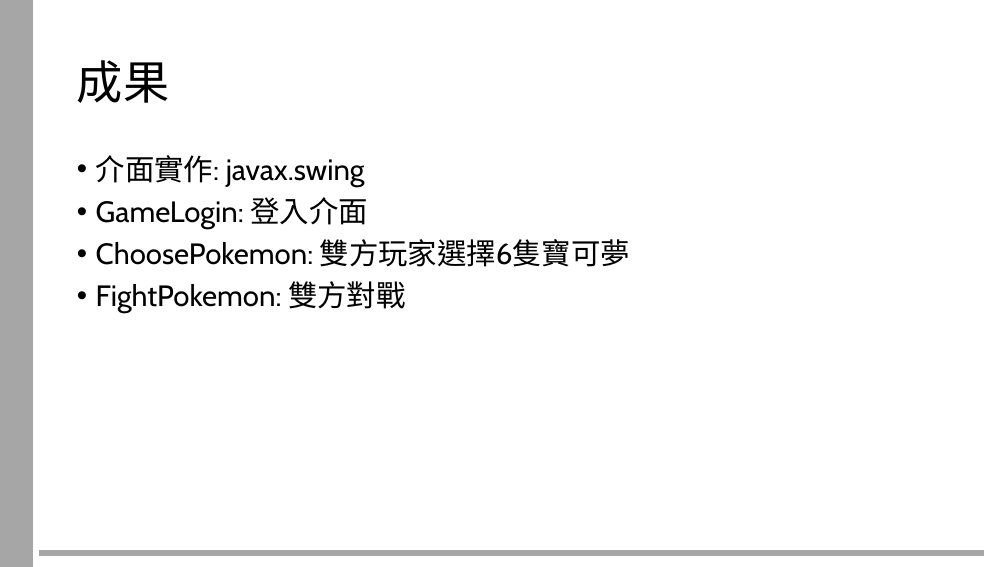
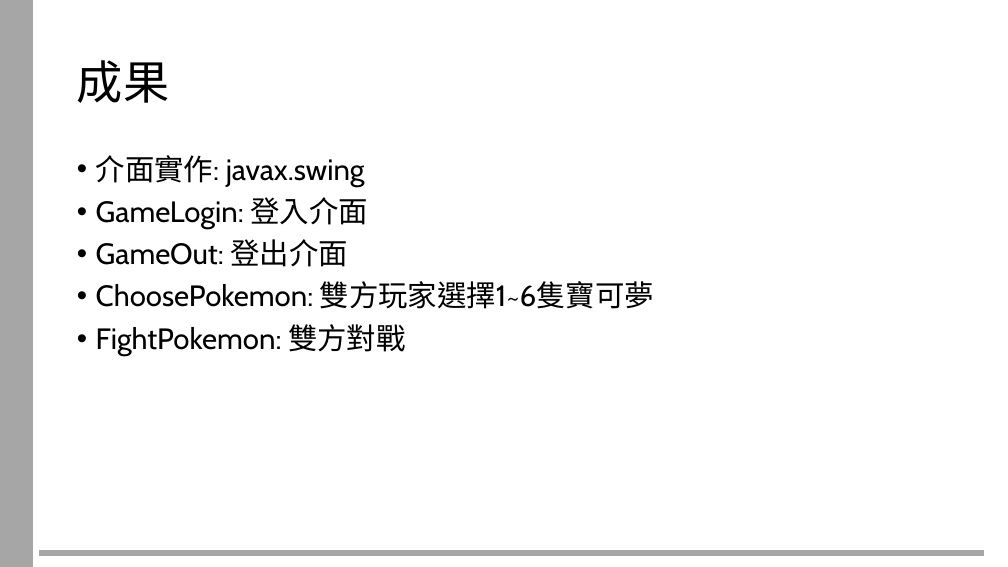
Before and after one commit to pokemon-final-project/pokemon-game, a slide deck: slide 5 of 程式期末專案-寶可夢.pptx. Drawn at 1008x567 pixels with LibreOffice and Linux fonts; fonts in the diff are those of the drawing. Boxes give left, top, right and bottom in pixels: in the first picture for what was removed or moved away, otherwise in the second. Text is boxed around its words. In the diff, an @@ line names an element or a change of style, - is before the commit and + after.

Commit message:
Update ppt

```diff
--- a/程式期末專案-寶可夢.pptx
+++ b/程式期末專案-寶可夢.pptx
@@ text at (96, 239, 654, 309): text changed @@
-• ChoosePokemon: 雙方玩家選擇6隻寶可夢
+• GameOut: 登出介面
+• ChoosePokemon: 雙方玩家選擇1~6隻寶可夢
```
Also in this commit, not shown: 1 other slide changed.
